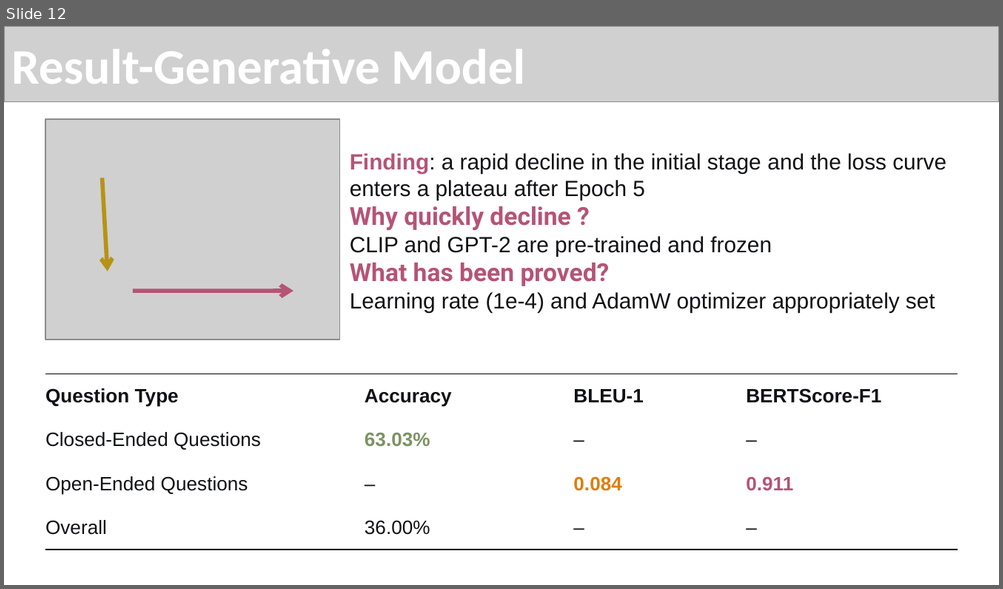
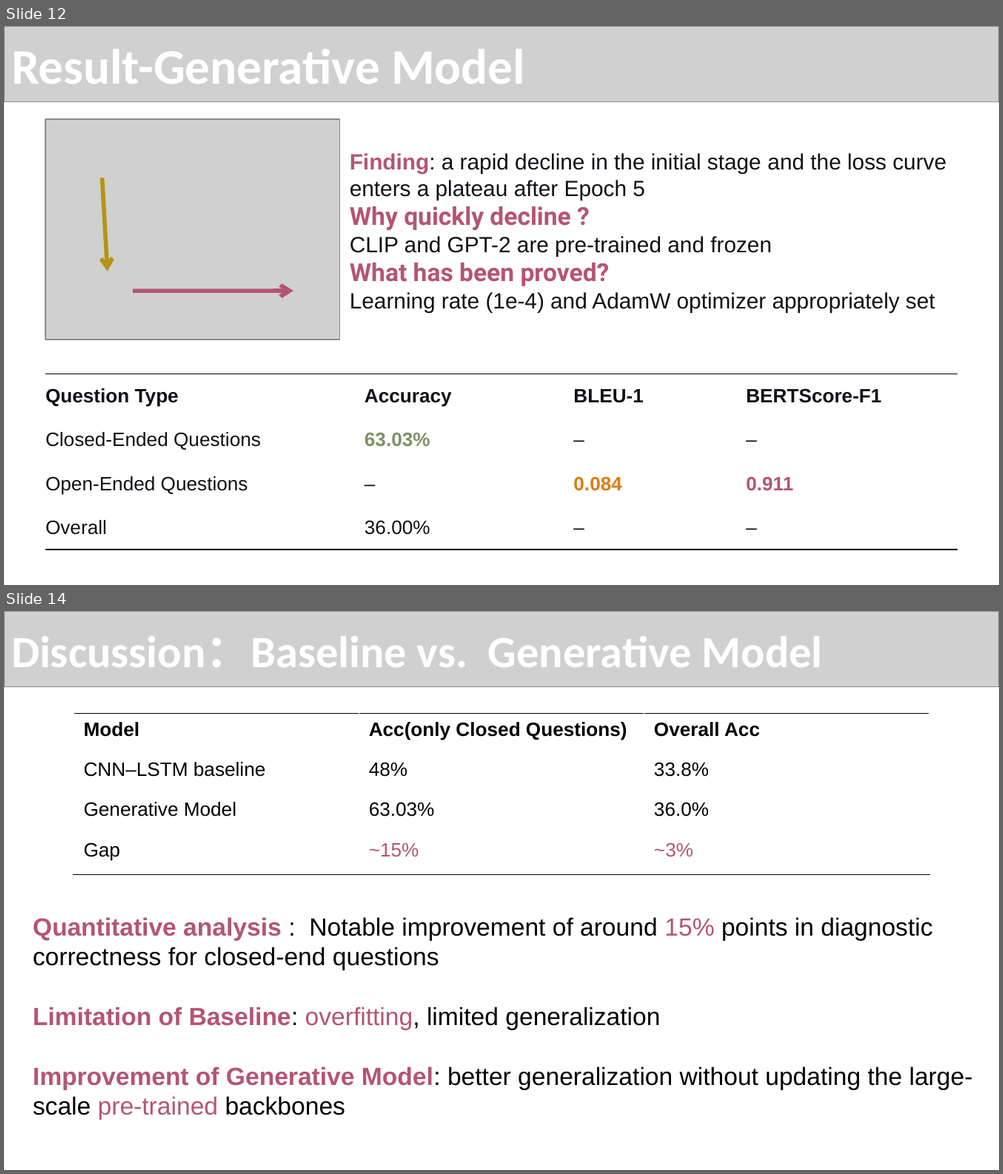
Before and after one commit to zhongjp21-coder/WOA7015_AlternativeAsscement, a slide deck: Report Dir/WOX7001_assignment2_zouting(24201617).pptx. Shown one above the other, each under a label of ours: slide 12 before the commit, slides 12 and 14 after it; the slides between them are not shown. The pictures are 1003x589 and 1003x1174 pixels, drawn with LibreOffice and Linux fonts; fonts in the diff are those of the drawing; grey boxes stand for pictures. Boxes give left, top, right and bottom in pixels: in the first picture for what was removed or moved away, otherwise in the second. Text is boxed around its words. In the diff, an @@ line names an element or a change of style, - is before the commit and + after.

```diff
--- a/Report Dir/WOX7001_assignment2_zouting(24201617).pptx
+++ b/Report Dir/WOX7001_assignment2_zouting(24201617).pptx
@@ slide 14 added at bbox=[4, 611, 999, 1170], background #FFFFFF @@
@@ picture added at bbox=[4, 611, 999, 686] @@
@@ title added at bbox=[11, 636, 822, 667], 32.4 pt, text #FFFFFF, bold @@
+Discussion：Baseline vs. Generative Model
@@ table added at bbox=[74, 713, 930, 874], 4 rows, 3 columns @@
+Model | Acc(only Closed Questions) | Overall Acc
+CNN–LSTM baseline | 48% | 33.8%
+Generative Model | 63.03% | 36.0%
+Gap | ~15% | ~3%
@@ text added at bbox=[33, 917, 973, 1119], 18 pt, text #000000 @@
+Quantitative analysis : Notable improvement of around 15% points in diagnostic correctness for closed-end questions
+Limitation of Baseline: overfitting, limited generalization
+Improvement of Generative Model: better generalization without updating the large-scale pre-trained backbones
```
Also in this commit, not shown: 1 slide changed, 2 other slides added, 2 slides removed.
